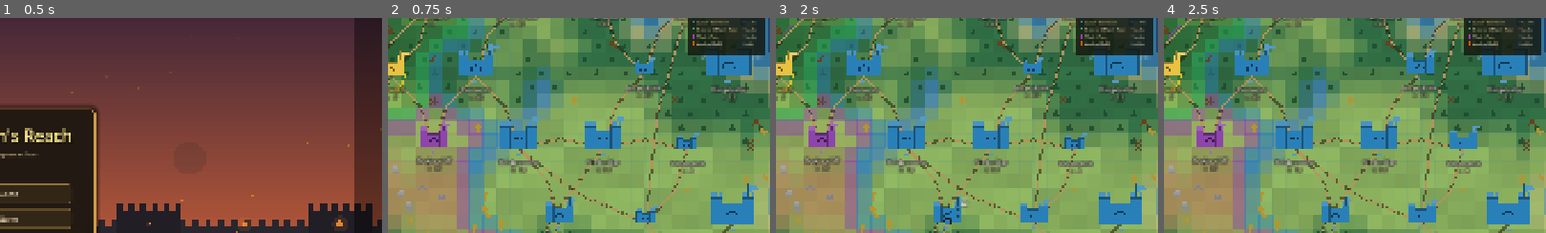
Above: before the commit, frames 1-4 (left to right).
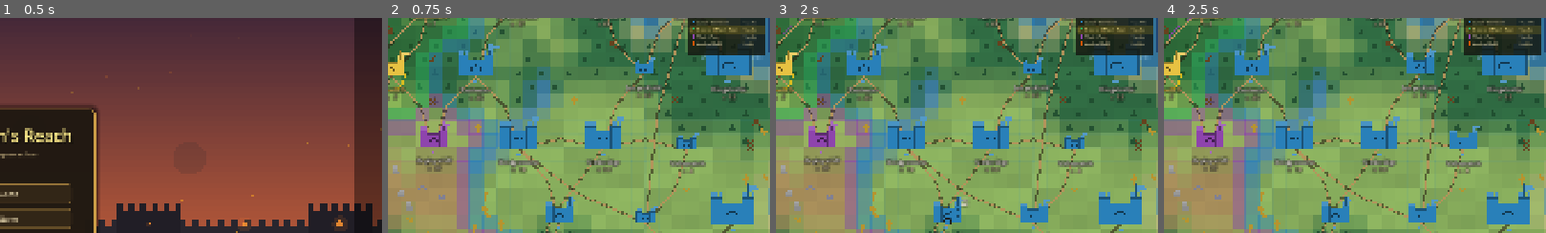
Above: after the commit, the same moments.

Repository: brotherphilip/sovereigns-reach
Game: Godot game, scene res://view/menu/MainMenuScene.tscn
The game is run twice, just before and just after one commit, with the same random seed, the same clock (stepped at 60 frames per second) and the same inputs.
Inputs:
- Up to frame 1 (0.5 s): no input
- Up to frame 2 (0.75 s): click "New Game" at 0.5 s
- Up to frame 3 (2 s): click "▶ Watch Campaign" at 1.25 s
- Up to frame 4 (2.5 s): click "1×" at 2 s
The pictures show only the part of the screen within x 50-100%, y 7-57%; the shares and areas given below are measured in that part.

Frame 1 is identical in both runs. In frame 2, 0.8% of the frame differs, in the area x 79-99%, y 3-8%; in frame 3, 0.8%; in frame 4, 0.8%.

Commit message:
Map overhaul iter9: highlight the player's kingdom in the legend
World-map usability pass #9. The player's row in the Kingdoms legend ('Emerald March (You)') blended
in with rivals. Now it gets a gold-tinted row highlight + brighter gold text + a crown marker, so you
find your realm at a glance. View-only (WorldMapView._draw_legend); TestPhase9 67/0, TestStrategicAI 83/0.

Co-Authored-By: Claude Opus 4.8 <noreply@anthropic.com>

Diff:
--- a/view/worldmap/WorldMapView.gd
+++ b/view/worldmap/WorldMapView.gd
@@ -538,12 +538,20 @@
 	for k in _legend:
 		var col: Color = Color.from_string(k["color_hex"], Color.GRAY)
 		var alive: bool = k.get("is_alive", true)
+		var is_you: bool = k.get("is_player", false)
+		# Highlight the player's own kingdom row so the realm is found at a glance (overhaul iter9).
+		if is_you:
+			draw_rect(Rect2(origin.x + 3.0, y - 10.0, panel_w - 6.0, row_h), Color(0.95, 0.78, 0.10, 0.16))
+			draw_string(ThemeDB.fallback_font, Vector2(origin.x + pad - 7.0, y + 2.0), "♔",
+				HORIZONTAL_ALIGNMENT_LEFT, -1, 10, Color(1.0, 0.85, 0.30))
 		# Colour swatch.
 		draw_rect(Rect2(origin.x + pad, y - 8.0, 10.0, 10.0), col if alive else col.darkened(0.5))
 		var nm: String = k.get("name", "")
-		if k.get("is_player", false):
+		if is_you:
 			nm += " (You)"
 		var txt_col: Color = Color(0.88, 0.82, 0.64) if alive else Color(0.5, 0.45, 0.4)
+		if is_you:
+			txt_col = Color(1.0, 0.90, 0.55)
 		var line: String = nm if alive else nm + " ✝"
 		draw_string(ThemeDB.fallback_font, Vector2(origin.x + pad + 16.0, y + 2.0), line,
 			HORIZONTAL_ALIGNMENT_LEFT, -1, 10, txt_col)
